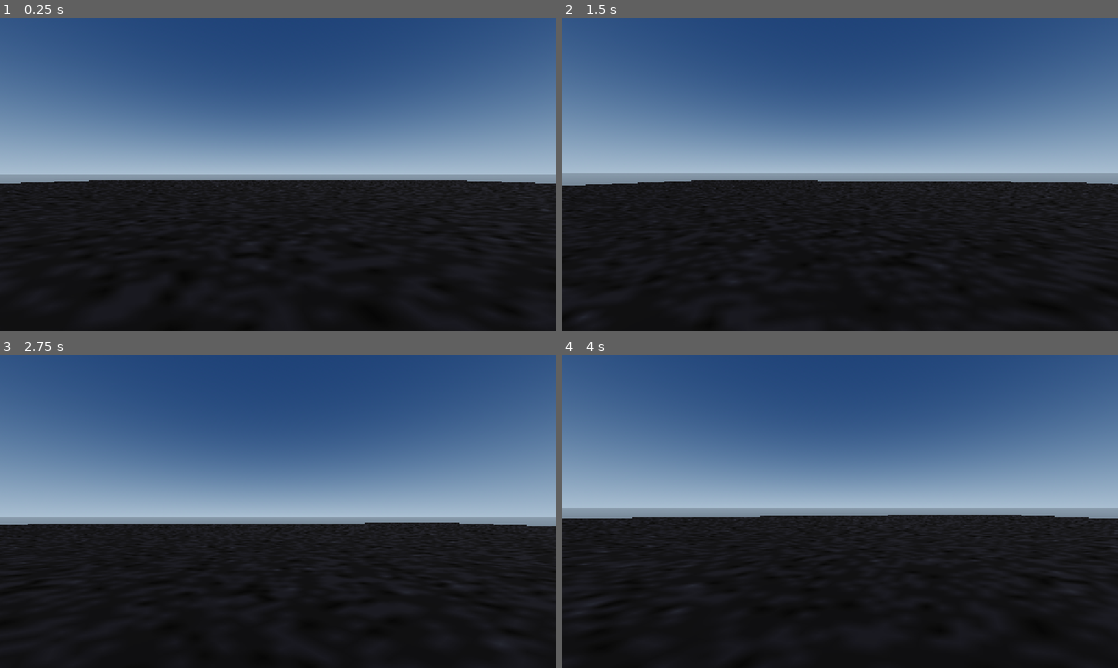
Above: before the commit, frames 1-4 (two rows, left to right).
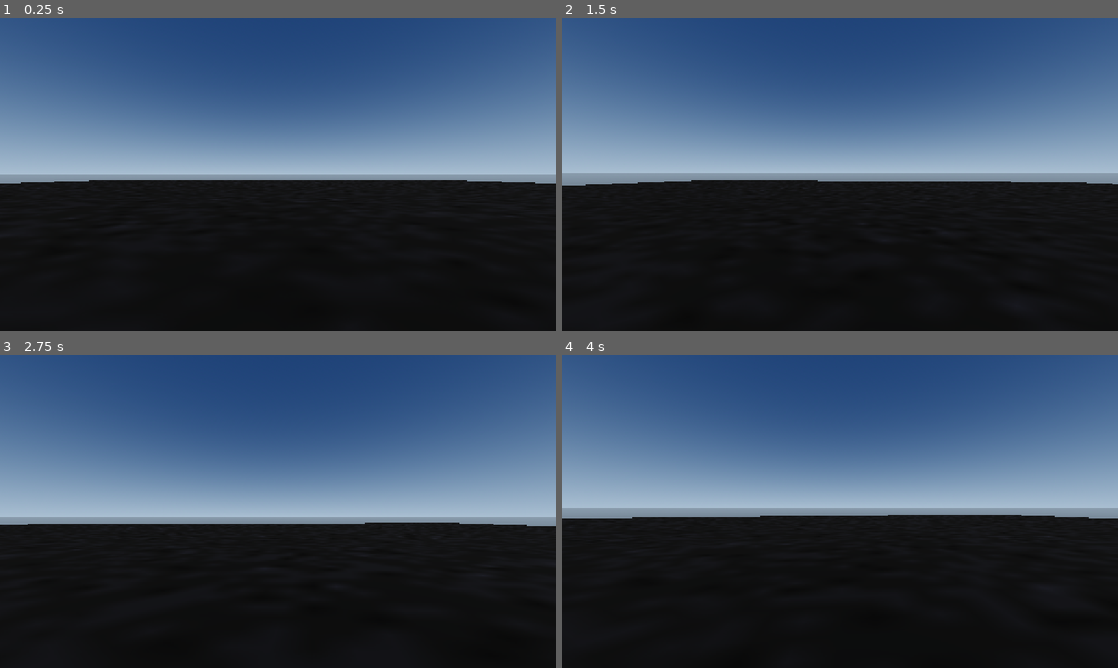
Above: after the commit, the same moments.

Repository: g5-j/hnqrstation
Game: Godot game, scene res://scenes/main.tscn
The game is run twice, just before and just after one commit, with the same random seed, the same clock (stepped at 60 frames per second) and the same inputs.
Inputs (mouse positions are in pixels of both pictures, inside the frame that each line leads up to):
- Up to frame 1 (0.25 s): no input
- Up to frame 2 (1.5 s): tap Enter at 0.5 s; move the mouse to (867, 174) at 0.52 s; hold Shift 0.53-1.28 s; hold W from 0.53 s (still down); click (867, 174) at 0.67 s; tap Space at 0.77 s; move the mouse to (812, 174) at 1.27 s; tap Shift at 1.35 s
- Up to frame 3 (2.75 s): keep holding W; tap Space at 1.52 s; move the mouse to (289, 505) at 2.02 s; hold Shift from 2.03 s (still down)
- Up to frame 4 (4 s): keep holding W; move the mouse to (834, 517) at 2.77 s; release Shift at 2.78 s; tap Shift at 2.85 s; click (834, 517) at 2.92 s; tap Space at 3.02, 3.77 s; move the mouse to (878, 514) at 3.52 s; hold Shift from 3.53 s (still down)

The runs differ from the first frame. In frame 1, 0.1% of the frame differs, in the area x 1-100%, y 51-81%; in frame 2, 0.1%; in frame 3, 0.2%, in the area x 1-99%, y 54-94%; in frame 4, 0.2%.

Commit message:
Configure terrain shader material with mobile-safe PBR defaults

Diff:
--- a/materials/asphalt_ground.tres
+++ b/materials/asphalt_ground.tres
@@ -5,10 +5,15 @@
 
 [resource]
 shader = ExtResource("1_shader")
+shader_parameter/tile_margin = 0.1
+shader_parameter/uv_terrain_scale = Vector2(18, 18)
+shader_parameter/uv_terrain_offset = Vector2(0, 0)
+shader_parameter/albedo = Color(0.34, 0.35, 0.36, 1)
 shader_parameter/texture_albedo = ExtResource("2_albedo")
-shader_parameter/albedo = Color(0.52, 0.52, 0.52, 1)
-shader_parameter/uv_terrain_scale = Vector2(32, 32)
-shader_parameter/uv_terrain_offset = Vector2(0, 0)
-shader_parameter/roughness = 0.94
 shader_parameter/metallic = 0.0
-shader_parameter/specular = 0.12
+shader_parameter/metallic_texture_channel = Color(0, 0, 0, 0)
+shader_parameter/roughness = 0.92
+shader_parameter/specular = 0.18
+shader_parameter/normal_scale = 0.0
+shader_parameter/heightmap_scale = 0.0
+shader_parameter/deep_parallax = false
